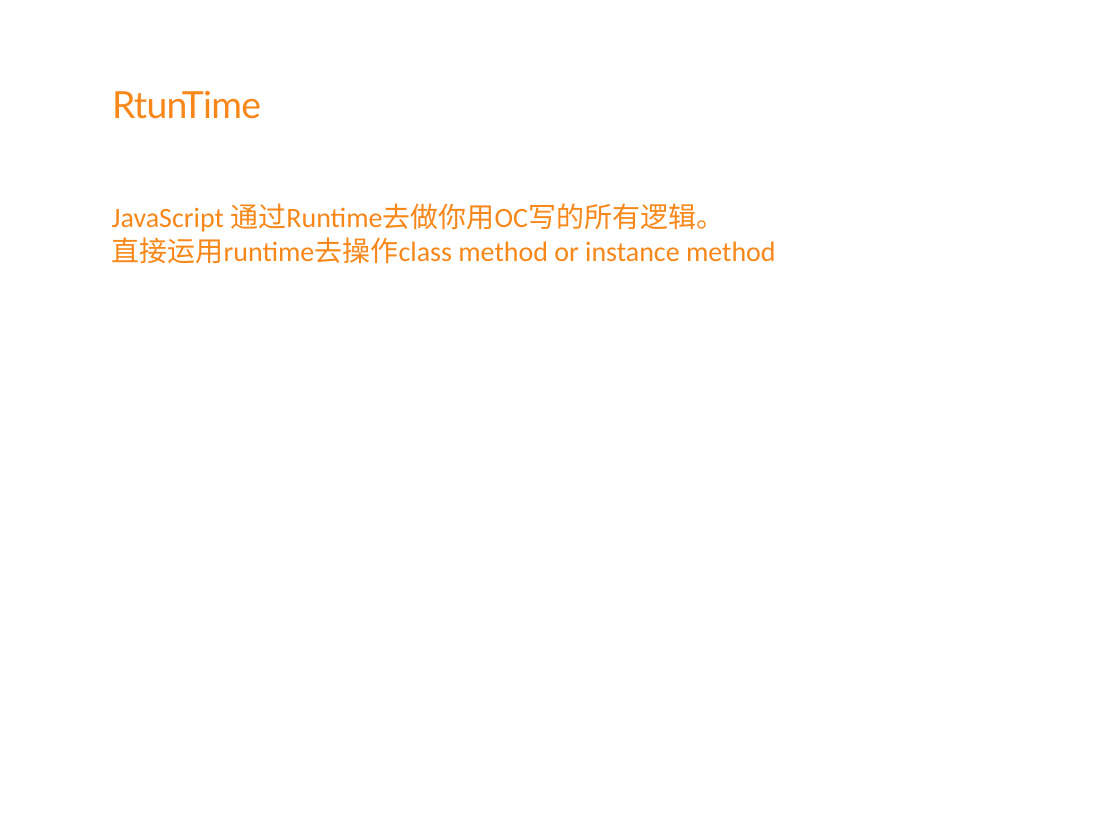
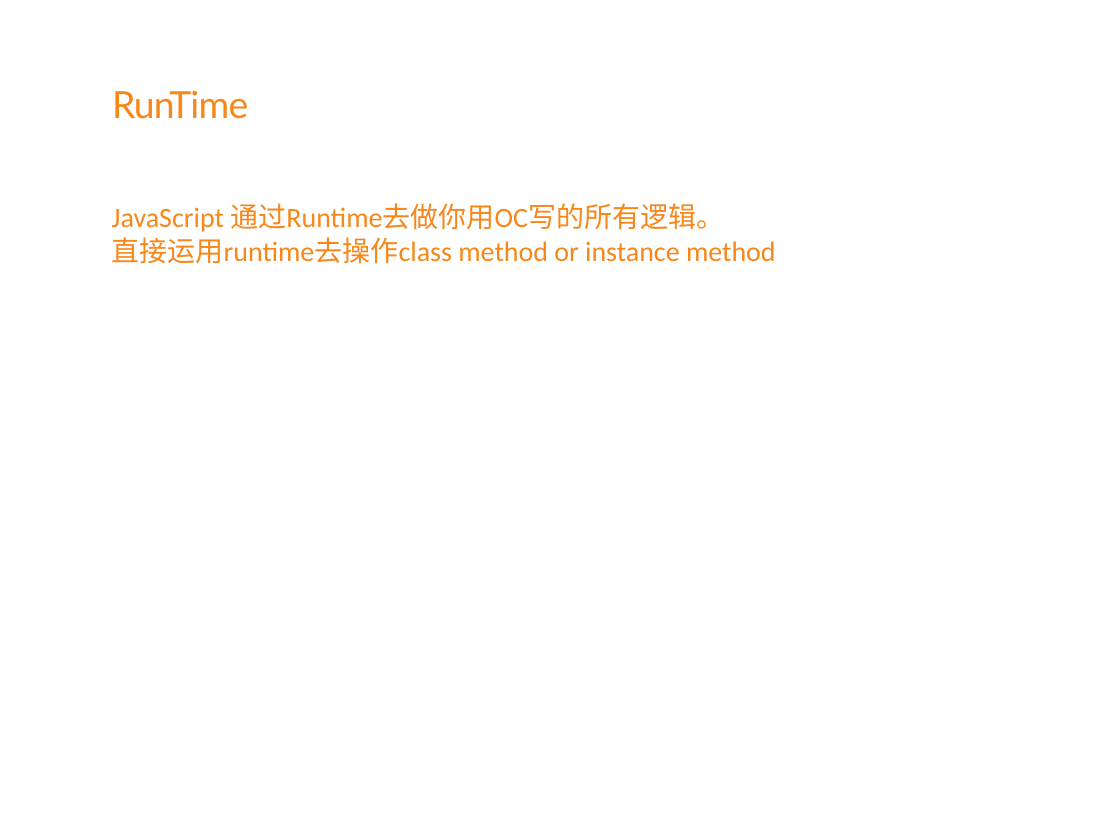
Before and after one commit to liyuan116/ios, a slide deck: slide 10 of 技术分享.pptx. Drawn at 1120x840 pixels with LibreOffice and Linux fonts; fonts in the diff are those of the drawing; background and template pictures are left out. Boxes give left, top, right and bottom in pixels: in the first picture for what was removed or moved away, otherwise in the second. Text is boxed around its words. In the diff, an @@ line names an element or a change of style, - is before the commit and + after.

```diff
--- a/技术分享.pptx
+++ b/技术分享.pptx
@@ title at (x1=112, y1=91, x2=248, y2=119): text changed @@
-RtunTime
+RunTime
```
Also in this commit, not shown: 3 other slides changed, 1 slide added, 19 other files.
